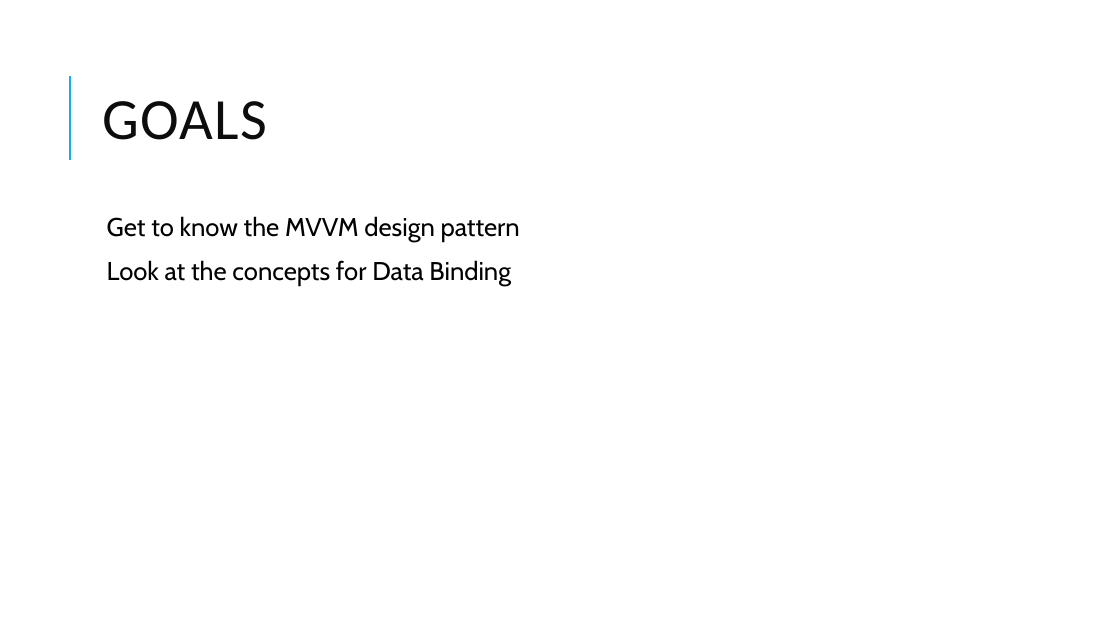
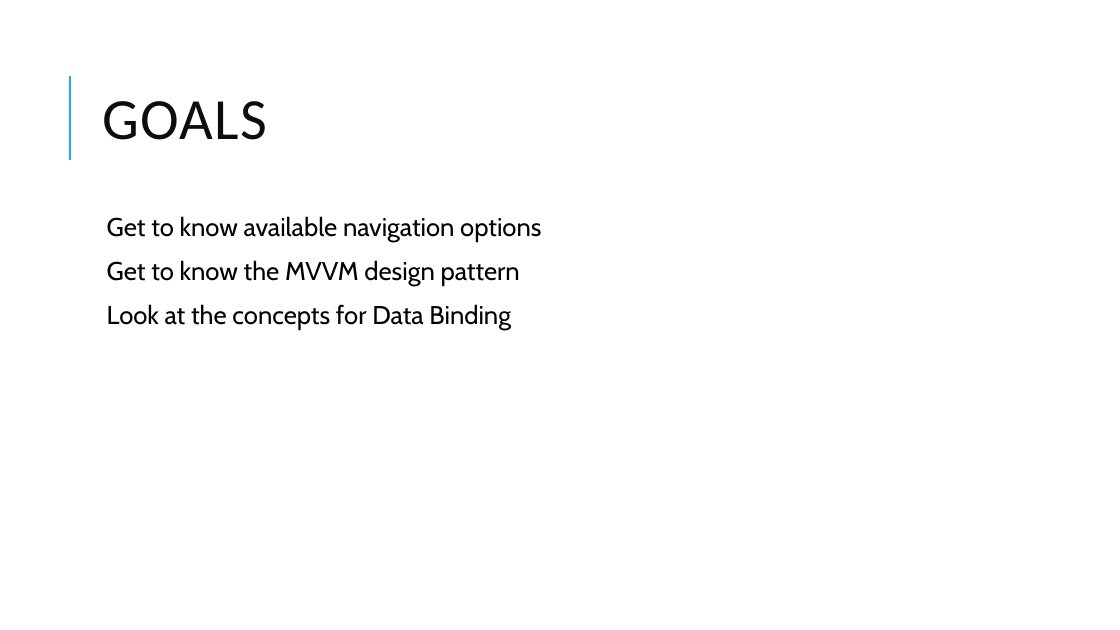
Before and after one commit to jasho/pv239-maui, a slide deck: slide 4 of 03_MVVM/PV239-Xamarin-03_MVVM.pptx. Drawn at 1120x630 pixels with LibreOffice and Linux fonts; fonts in the diff are those of the drawing. Boxes give left, top, right and bottom in pixels: in the first picture for what was removed or moved away, otherwise in the second. Text is boxed around its words. In the diff, an @@ line names an element or a change of style, - is before the commit and + after.

```diff
--- a/03_MVVM/PV239-Xamarin-03_MVVM.pptx
+++ b/03_MVVM/PV239-Xamarin-03_MVVM.pptx
@@ text at (107, 216, 541, 242): paragraph added @@
+  Get to know available navigation options
```
Also in this commit, not shown: 7 slides added, 1 other file.
